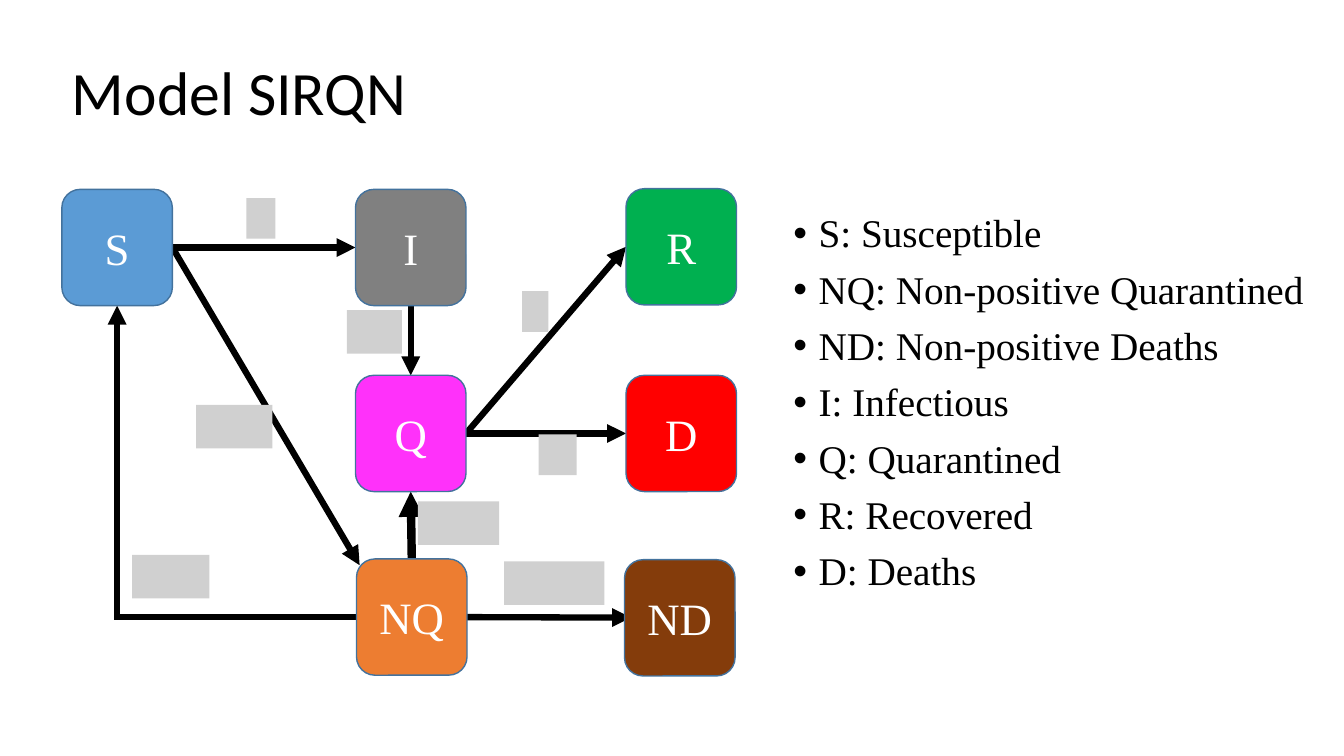
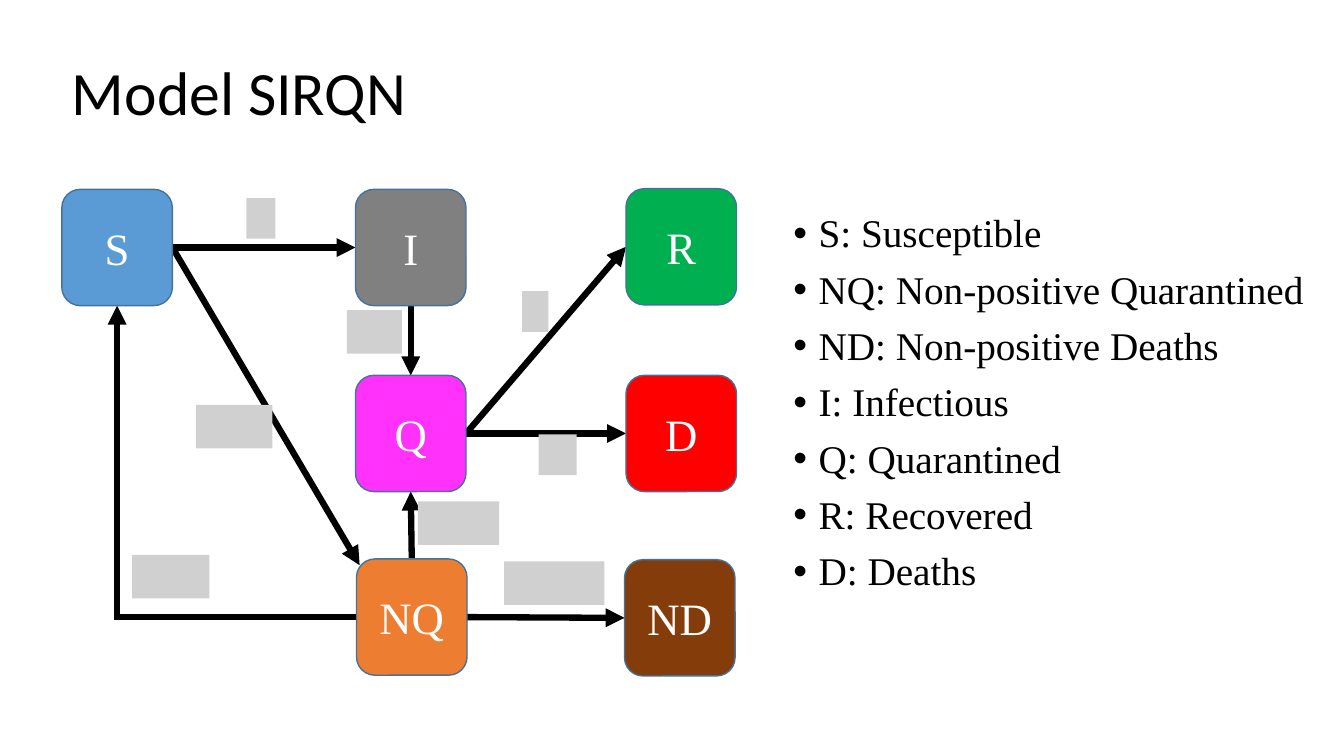
Before and after one commit to BagaskaraPutra/Indonesia-COVID19-Model-Fitting-and-Simulation, a slide deck: slide 2 of CobacobaModelIstilahBaru.pptx. Drawn at 1344x756 pixels with LibreOffice and Linux fonts; fonts in the diff are those of the drawing; grey boxes stand for pictures. Boxes give left, top, right and bottom in pixels: in the first picture for what was removed or moved away, otherwise in the second. Text is boxed around its words. In the diff, an @@ line names an element or a change of style, - is before the commit and + after.

```diff
--- a/CobacobaModelIstilahBaru.pptx
+++ b/CobacobaModelIstilahBaru.pptx
@@ arrow (412, 560) - (410, 492): stroke #000000 6 pt to #000000 4.5 pt @@
@@ arrow moved from (466, 617) - (631, 618) to (466, 617) - (625, 618) @@
```
Also in this commit, not shown: 4 other files.
